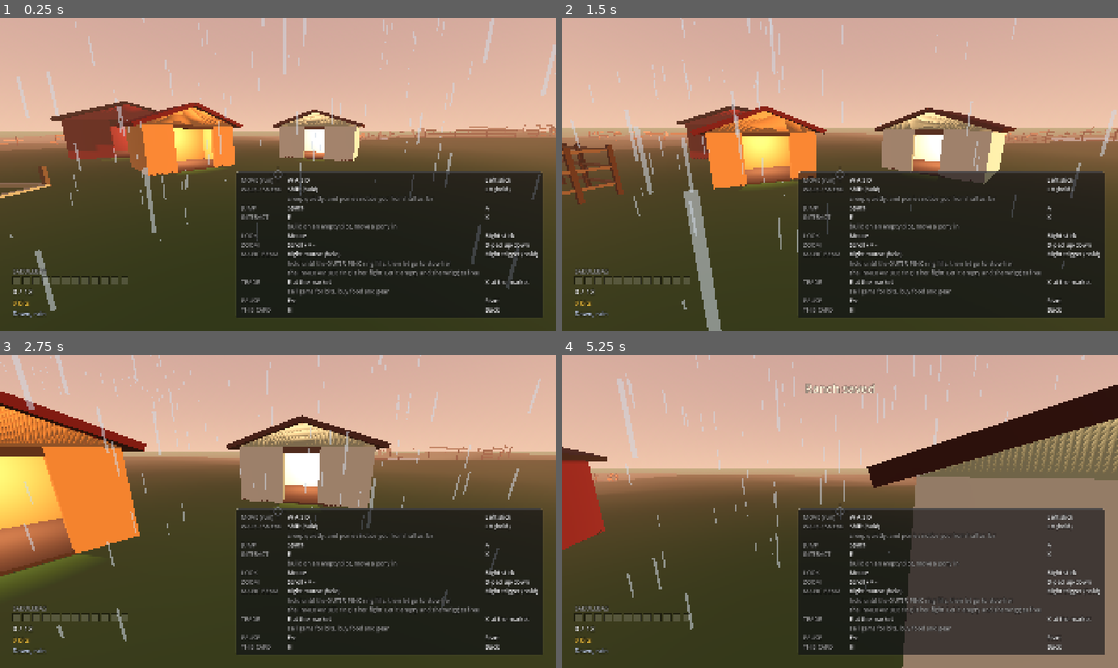
Above: before the commit, frames 1-4 (two rows, left to right).
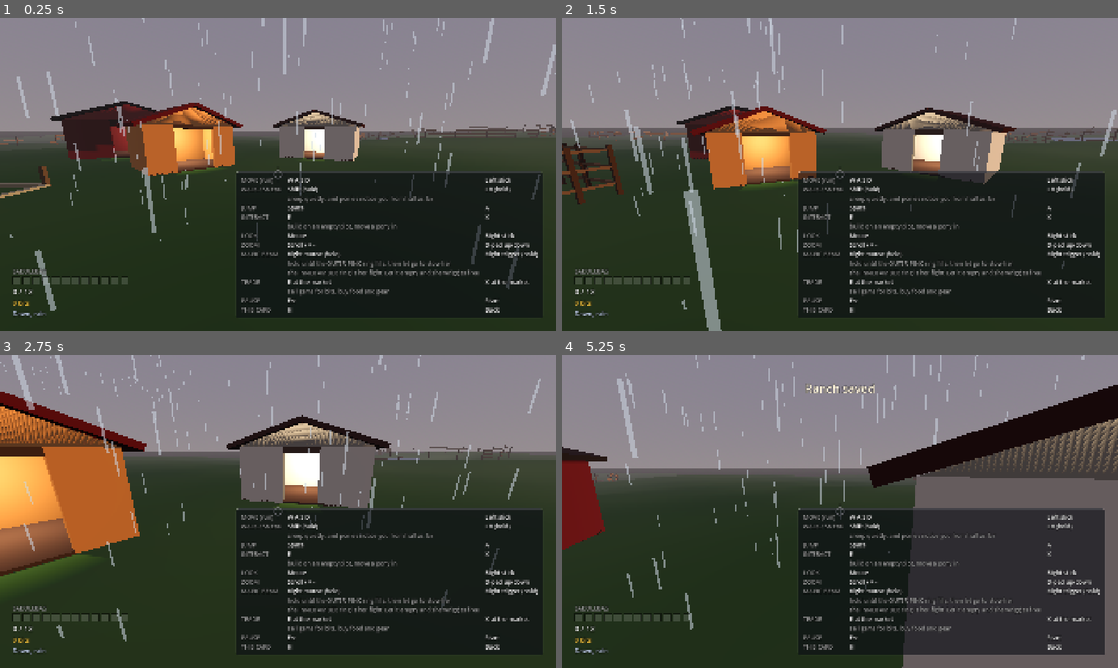
Above: after the commit, the same moments.

Repository: 9je/filly-rancher
Game: Godot game, scene res://world/ranch.tscn
Same seed, same stepped clock (60 frames per second), same inputs: the game is played once before the commit and once after it.
Inputs (mouse positions are in pixels of both pictures, inside the frame that each line leads up to):
- Up to frame 1 (0.25 s): no input
- Up to frame 2 (1.5 s): tap Enter (ui_accept) at 0.5 s; move the mouse to (867, 174) at 0.52 s; hold W (move_forward) from 0.53 s (still down); right-click (867, 174) at 0.6 s; tap Space (jump) at 0.77 s; move the mouse to (812, 174) at 1.27 s; tap E (interact) at 1.35 s
- Up to frame 3 (2.75 s): keep holding W (move_forward); tap Space (jump) at 1.52 s; move the mouse to (289, 505) at 2.02 s; tap Keypad 2 (look_down) at 2.1 s
- Up to frame 4 (5.25 s): keep holding W (move_forward); move the mouse to (834, 517) at 2.77 s; tap Keypad 4 (look_left) at 2.85 s; tap Space (jump) at 3.02, 3.77, 4.52 s; move the mouse to (878, 514) at 3.52 s; tap Keypad 6 (look_right) at 3.6 s; move the mouse to (795, 508) at 4.27 s; tap Keypad 8 (look_up) at 4.35 s; move the mouse to (845, 511) at 5.02 s; tap Shift (sneak) at 5.1 s

The runs differ from the first frame. In frame 1, 61% of the frame differs, in the area x 0-100%, y 0-92%; in frame 2, 65%, in the area x 0-100%, y 0-100%; in frame 3, 61%; in frame 4, 62%.

Commit message:
fix: the sky reads right at night, in rain and in fog
Five things the sky sheet showed, from ruling 17.

THE GROUND HALF OF THE SKY IS DRIVEN. ProceduralSkyMaterial paints below the
skyline as well as above it and the rig wrote only the half above, so
ranch.tscn's daylight grass sat at full brightness under a near black zenith
and every night shot had a green band running the whole way round the horizon.
ground_horizon() and ground_bottom() are the post weather horizon darkened by
0.55 and 0.30, and both are now target keys, written to the material and read
back at boot.

THE HORIZON LOST ITS CLAMP. It was the zenith times a per channel ratio, and
that ratio ran a clear dawn's red past 1.0 and cut it off there: the sky came
back a flat white wash, and only CLEAR clipped, so a rainy dawn was more
colourful than a clear one. It is now the zenith lerped 0.65 toward a per phase
HORIZON_TINT, which cannot leave the gamut.

WEATHER MIXES TOWARD A GREY instead of flattening toward the colour's own
luminance, which kept the hue and is why a rainy day came back pink. The greys
are cool, so rain and storm now read colder and duller than the hour they fell
on, and every one of them is dimmer than the clear sky of the same phase. They
are also lit by that hour: a daylight cloud mixed into a midnight zenith made a
rainy midnight brighter than a clear one, so cloud_colour() scales the grey by
how much of noon the phase has.

NIGHT IS PLAYABLE. Sun energy 0.25 to 0.38, ambient 0.10 to 0.22, zenith a
shade up. Still strictly darker than day in every driven value, at every
weather, which is now a test.

FOG IS A SILHOUETTE, NOT A WALL. Density 0.018 to 0.010: the ridge, the barn
and the far tree line survive a shot taken 45 m out.

Six new tests (the ordering ones all kept): rain and storm greyer and darker
than clear at every hour, the blue hours never turning warm under weather, the
horizon never clamping a channel, the night ground going dark and blue, night
strictly darker than day in every driven value, and the rig actually writing
the ground colours onto the material. MIN_TESTS 528 to 534.

Co-Authored-By: Claude Fable 5 <noreply@anthropic.com>

Diff:
--- a/game/test/test_sky_rig.gd
+++ b/game/test/test_sky_rig.gd
@@ -126,11 +126,98 @@
 	assert_eq(SkyRigScript.light_color(DAWN, CLEAR), Color(1.0, 0.78, 0.60))
 	assert_eq(SkyRigScript.light_color(DUSK, CLEAR), Color(1.0, 0.62, 0.45))
 	assert_eq(SkyRigScript.light_color(NIGHT, CLEAR), Color(0.55, 0.62, 0.85))
-	assert_almost_eq(SkyRigScript.light_energy(NIGHT, CLEAR), 0.25, 0.0001)
+	assert_almost_eq(SkyRigScript.light_energy(NIGHT, CLEAR), 0.38, 0.0001)
 	assert_eq(SkyRigScript.sky_top(DAY, CLEAR), Color(0.31, 0.51, 0.76))
 	assert_eq(SkyRigScript.sky_top(DAWN, CLEAR), Color(0.62, 0.55, 0.70))
 	assert_eq(SkyRigScript.sky_top(DUSK, CLEAR), Color(0.58, 0.40, 0.55))
-	assert_eq(SkyRigScript.sky_top(NIGHT, CLEAR), Color(0.05, 0.07, 0.15))
+	assert_eq(SkyRigScript.sky_top(NIGHT, CLEAR), Color(0.06, 0.08, 0.18))
+
+
+func test_rain_and_a_storm_are_greyer_and_darker_than_the_clear_sky_of_the_same_hour() -> void:
+	# The defect this is here for: the horizon used to be the zenith times a per channel
+	# ratio, which CLAMPED for a clear sky and did not for a wet one, so a rainy dawn came
+	# back more colourful than a clear dawn and the weather read backwards. Both halves are
+	# asserted, at every hour, because either one alone can hold while the sky still looks
+	# wrong: paler but not duller is haze, duller but not paler is nightfall.
+	for phase in [DAWN, DAY, DUSK, NIGHT]:
+		var clear_top: Color = SkyRigScript.sky_top(phase, CLEAR)
+		var clear_horizon: Color = SkyRigScript.sky_horizon(phase, CLEAR)
+		for weather in [RAIN, STORM]:
+			var top: Color = SkyRigScript.sky_top(phase, weather)
+			var horizon: Color = SkyRigScript.sky_horizon(phase, weather)
+			assert_lt(top.get_luminance(), clear_top.get_luminance(),
+				"phase %d weather %d: the zenith must darken, not brighten" % [phase, weather])
+			assert_lt(horizon.get_luminance(), clear_horizon.get_luminance(),
+				"phase %d weather %d: the horizon must darken too" % [phase, weather])
+			assert_lt(top.s, clear_top.s,
+				"phase %d weather %d: the zenith must lose colour" % [phase, weather])
+			assert_lt(horizon.s, clear_horizon.s,
+				"phase %d weather %d: the horizon must lose colour" % [phase, weather])
+
+
+func test_the_blue_hours_never_turn_warm_under_weather() -> void:
+	# "A rainy sky must read cooler, never warmer." Stated as a comparison against the same
+	# hour's clear sky, that claim cannot be made to hold and should not be asserted: any
+	# desaturation of a BLUE sky raises red relative to blue by arithmetic, so a grey rainy
+	# noon is always warmer THAN A CLEAR NOON on a red minus blue reading, whatever greys
+	# are chosen. What can be asserted, and what actually broke, is the absolute version:
+	# DAY and NIGHT are the blue hours, and no weather may tip them over into red. The old
+	# ratio did exactly that (a rainy day's horizon came out (0.71, 0.59, 0.52), a sunset in
+	# the middle of the afternoon), and this fails on it.
+	for phase in [DAY, NIGHT]:
+		for weather in [CLEAR, RAIN, FOG, STORM]:
+			var top: Color = SkyRigScript.sky_top(phase, weather)
+			var horizon: Color = SkyRigScript.sky_horizon(phase, weather)
+			assert_lt(top.r, top.b,
+				"phase %d weather %d: the zenith went warm" % [phase, weather])
+			assert_lt(horizon.r, horizon.b,
+				"phase %d weather %d: the horizon went warm" % [phase, weather])
+
+
+func test_the_horizon_never_clamps_a_channel() -> void:
+	# A channel sitting at exactly 1.0 is the fingerprint of the ratio this replaced: the
+	# value ran off the top of the gamut and was cut off there, which is what flattened a
+	# clear dawn into a white wash and what made CLEAR the only weather that clipped.
+	for phase in [DAWN, DAY, DUSK, NIGHT]:
+		for weather in [CLEAR, RAIN, FOG, STORM]:
+			var horizon: Color = SkyRigScript.sky_horizon(phase, weather)
+			for channel in [horizon.r, horizon.g, horizon.b]:
+				assert_lt(channel, 1.0,
+					"phase %d weather %d clamped a channel at white" % [phase, weather])
+
+
+func test_the_ground_half_of_the_sky_goes_dark_at_night() -> void:
+	# ProceduralSkyMaterial paints below the skyline as well as above it, and the rig used
+	# to drive only the half above. ranch.tscn authors the half below as daylight grass, so
+	# every night shot had a bright green band running the whole way round the horizon under
+	# a near black zenith.
+	var night: Color = SkyRigScript.ground_horizon(NIGHT, CLEAR)
+	assert_lt(night.get_luminance(), 0.1, "a night ground band must be genuinely dark")
+	assert_lt(night.get_luminance(), SkyRigScript.ground_horizon(DAY, CLEAR).get_luminance(),
+		"and darker than the same band by day")
+	assert_gt(night.b, night.g, "and blue, which is what moonlight on grass looks like")
+	assert_lt(SkyRigScript.ground_bottom(NIGHT, CLEAR).get_luminance(),
+		night.get_luminance(), "straight down is darker still than the band at the rim")
+
+
+func test_the_night_is_strictly_darker_than_the_day_in_every_driven_value() -> void:
+	# Weather scales both hours by the same factor, so this has to hold in all four of them
+	# or one of the weather tables has quietly stood the clock on its head.
+	for weather in [CLEAR, RAIN, FOG, STORM]:
+		assert_lt(SkyRigScript.light_energy(NIGHT, weather),
+			SkyRigScript.light_energy(DAY, weather), "sunlight, weather %d" % weather)
+		assert_lt(SkyRigScript.ambient_energy(NIGHT, weather),
+			SkyRigScript.ambient_energy(DAY, weather), "ambient, weather %d" % weather)
+		assert_lt(SkyRigScript.sky_top(NIGHT, weather).get_luminance(),
+			SkyRigScript.sky_top(DAY, weather).get_luminance(), "zenith, weather %d" % weather)
+		assert_lt(SkyRigScript.sky_horizon(NIGHT, weather).get_luminance(),
+			SkyRigScript.sky_horizon(DAY, weather).get_luminance(), "horizon, weather %d" % weather)
+		assert_lt(SkyRigScript.ground_horizon(NIGHT, weather).get_luminance(),
+			SkyRigScript.ground_horizon(DAY, weather).get_luminance(),
+			"ground band, weather %d" % weather)
+		assert_lt(SkyRigScript.ground_bottom(NIGHT, weather).get_luminance(),
+			SkyRigScript.ground_bottom(DAY, weather).get_luminance(),
+			"ground below, weather %d" % weather)
 
 
 func test_the_weather_multipliers_are_the_agreed_ones() -> void:
@@ -156,7 +243,7 @@
 			"%s must be thinner than fog" % label)
 	assert_almost_eq(SkyRigScript.fog_density(CLEAR), 0.0011, 0.000001)
 	assert_almost_eq(SkyRigScript.fog_density(RAIN), 0.004, 0.000001)
-	assert_almost_eq(SkyRigScript.fog_density(FOG), 0.018, 0.000001)
+	assert_almost_eq(SkyRigScript.fog_density(FOG), 0.010, 0.000001)
 	assert_almost_eq(SkyRigScript.fog_density(STORM), 0.008, 0.000001)
 
 
@@ -195,6 +282,10 @@
 	_sky_material = ProceduralSkyMaterial.new()
 	_sky_material.sky_top_color = Color(0.309804, 0.505882, 0.760784)
 	_sky_material.sky_horizon_color = Color(0.717647, 0.803922, 0.870588)
+	# ranch.tscn's own daylight grass, so a test that says the rig repaints the ground half
+	# is repainting the same green the ranch actually ships.
+	_sky_material.ground_bottom_color = Color(0.219608, 0.294118, 0.196078)
+	_sky_material.ground_horizon_color = Color(0.415686, 0.529412, 0.34902)
 	var sky := Sky.new()
 	sky.sky_material = _sky_material
 	_environment = Environment.new()
@@ -239,6 +330,25 @@
 	assert_true(rain.emitting, "and it is actually falling")
 
 
+func test_the_rig_paints_the_ground_half_of_the_sky_too() -> void:
+	# The pure test above says what the colours should be; this says they actually reach the
+	# material. A rig that computed a dark blue ground band and never wrote it would pass
+	# every arithmetic test in this file and still leave the green band on screen.
+	_build_world()
+	var daylight_grass: Color = _sky_material.ground_horizon_color
+	_rig.apply_immediately(_pinned_state(NIGHT, CLEAR))
+
+	assert_almost_eq(_sky_material.ground_horizon_color.get_luminance(),
+		SkyRigScript.ground_horizon(NIGHT, CLEAR).get_luminance(), 0.001,
+		"the band under the skyline is the rig's, not the scene's")
+	assert_almost_eq(_sky_material.ground_bottom_color.get_luminance(),
+		SkyRigScript.ground_bottom(NIGHT, CLEAR).get_luminance(), 0.001,
+		"and so is the colour straight down")
+	assert_lt(_sky_material.ground_horizon_color.get_luminance(),
+		daylight_grass.get_luminance() * 0.5,
+		"a night ground band must be nothing like the daylight grass it replaced")
+
+
 func test_a_pinned_clear_day_puts_the_sun_up_and_the_rain_away() -> void:
 	_build_world()
 	_rig.apply_immediately(_pinned_state(DAY, CLEAR))
--- a/game/world/sky_rig.gd
+++ b/game/world/sky_rig.gd
@@ -2,9 +2,10 @@
 extends Node3D
 ## THE SKY, DRIVEN BY THE CLOCK. game/systems/world_state.gd says what time it is and what
 ## the weather is doing; this node is the only thing that turns that answer into photons.
-## It moves the ranch's DirectionalLight3D along an arc, retints its light, repaints the
-## ProceduralSkyMaterial's two colours, thickens the WorldEnvironment's fog and turns a
-## GPUParticles3D of falling streaks on and off.
+## It moves the ranch's DirectionalLight3D along an arc, retints its light, repaints all
+## four of the ProceduralSkyMaterial's colours (both halves of the sky, not just the half
+## above the skyline), thickens the WorldEnvironment's fog and turns a GPUParticles3D of
+## falling streaks on and off.
 ##
 ## THE MAPPING IS PURE AND STATIC, the scene writing is not. Every question of the form
 ## "what colour is a stormy dusk" is a static function of (phase, weather) with no node in
@@ -67,23 +68,55 @@
 ]
 ## DAY's 1.15 is the value game/world/ranch.tscn was hand lit at, so a clear noon looks
 ## exactly like the ranch always has and every other hour is measured against it.
-const PHASE_LIGHT_ENERGY: Array[float] = [0.62, 1.15, 0.58, 0.25]
+## NIGHT's 0.38 is a playability number, not an art one. At 0.25 a stormy night scaled
+## down to 0.11 and the ranch stopped being legible: a player who cannot see a pony cannot
+## catch one. It stays far under every lit phase, which is what the ordering tests assert.
+const PHASE_LIGHT_ENERGY: Array[float] = [0.62, 1.15, 0.58, 0.38]
 const PHASE_SKY_TOP: Array[Color] = [
 	Color(0.62, 0.55, 0.70),
 	Color(0.31, 0.51, 0.76),
 	Color(0.58, 0.40, 0.55),
-	Color(0.05, 0.07, 0.15),
+	Color(0.06, 0.08, 0.18),
 ]
-## DAY's 0.32 is likewise ranch.tscn's own ambient_light_energy.
-const PHASE_AMBIENT_ENERGY: Array[float] = [0.24, 0.32, 0.22, 0.10]
-
-## THE HORIZON IS THE ZENITH, PALED. ranch.tscn's hand picked pair (top 0.309804,
-## 0.505882, 0.760784 against horizon 0.717647, 0.803922, 0.870588) is a per channel ratio,
-## not an offset: the red end lifts more than twice as much as the blue end, which is what
-## makes the band near the ground read as haze instead of as a lighter shade of the same
-## sky. Every other phase's horizon is that same ratio applied to its own zenith, so DAWN
-## and DUSK inherit the ranch's atmosphere for free.
-const HORIZON_RATIO := Vector3(2.31649, 1.58913, 1.14433)
+## DAY's 0.32 is likewise ranch.tscn's own ambient_light_energy. NIGHT's 0.22 is the other
+## half of the playability fix above: ambient is what fills the shadows the moon does not
+## reach, and at 0.10 the ground under a night sky was a silhouette with ponies lost in it.
+##
+## IT IS THE NIGHT'S BASE, NOT A FLOOR UNDER IT. Applying 0.22 as a hard minimum on the
+## finished value would put a stormy night (0.22) above a stormy day (0.32 x 0.45 = 0.144)
+## and stand the phases on their heads; weather still scales the night down from here, to
+## 0.099 at its very worst, which is twice what the old clear night got.
+const PHASE_AMBIENT_ENERGY: Array[float] = [0.24, 0.32, 0.22, 0.22]
+
+## THE HORIZON IS THE ZENITH, TINTED TOWARD ITS OWN HOUR. Each phase names the colour its
+## band near the ground is pulled toward and HORIZON_BLEND says how far.
+##
+## WHY NOT A RATIO. This used to be the zenith multiplied by a per channel ratio taken off
+## ranch.tscn's hand picked pair (2.32, 1.59, 1.14), and that ratio CLAMPED: a clear dawn's
+## 0.62 red multiplied to 1.44, came back as 1.0, and the whole sky flattened to a near
+## white wash. Worse, only CLEAR clamped, because rain and fog shrink the zenith first, so
+## a rainy dawn came out more colourful than a clear one and the weather read backwards.
+## A tint the sky is LERPED toward cannot leave the gamut, so nothing clamps, every phase
+## keeps its own hour at the horizon, and CLEAR stays the cleanest sky there is.
+const HORIZON_TINT: Array[Color] = [
+	Color(0.96, 0.80, 0.66),
+	Color(0.78, 0.87, 0.95),
+	Color(0.92, 0.62, 0.50),
+	Color(0.10, 0.12, 0.22),
+]
+const HORIZON_BLEND := 0.65
+
+## THE GROUND HALF OF THE SKY, which is the horizon band darkened twice over: once for the
+## band just under the skyline and again for straight down.
+##
+## IT HAS TO BE DRIVEN OR NIGHT GLOWS GREEN. ProceduralSkyMaterial paints a lower
+## hemisphere as well as an upper one, ranch.tscn authors it as daylight grass
+## (0.416, 0.529, 0.349), and a rig that wrote only the two sky colours left that green at
+## full daylight brightness under a near black zenith: a bright green band ran the whole way
+## round the horizon of every night shot. It leaked into the lighting too, since the scene's
+## ambient takes 85% of its colour from the sky.
+const GROUND_HORIZON_DARKEN := 0.55
+const GROUND_BOTTOM_DARKEN := 0.30
 
 ## Indexed by WorldState.Weather. Energy is multiplied, so the phase decides the hour and
 ## the weather decides how much of that hour gets through the cloud.
@@ -96,13 +129,30 @@
 	Color(0.82, 0.85, 0.88),
 	Color(0.62, 0.66, 0.78),
 ]
-## Weather flattens the sky toward its own grey and then darkens it. Working from the
-## zenith's OWN luminance rather than from a fixed grey is what keeps a foggy midnight
-## dark: a fixed pale grey would have lit the night sky up brighter than a clear noon.
-const WEATHER_SKY_DESATURATION: Array[float] = [0.0, 0.55, 0.75, 0.60]
+## Weather mixes the sky toward its own grey and then darkens what is left. Both halves
+## matter and they do different jobs: the mix drains the hour's colour out, the darken is
+## what keeps rain and storm strictly dimmer than the clear sky of the same phase (the mix
+## alone would have brightened a blue noon, because its grey is lighter than the sky it
+## replaces).
+##
+## MIXING TOWARD A FIXED GREY, not toward the colour's own luminance. A luminance flatten
+## keeps the hue and only drains it, which is why a rainy day used to come back pink rather
+## than grey. The greys are cool on purpose: RAIN and STORM are cold weather and must never
+## read warmer than the hour they fell on. CLEAR's entry is never used (its weight is zero)
+## and is white only so the array has no hole in it.
+const WEATHER_SKY_GREY: Array[Color] = [
+	Color(1.0, 1.0, 1.0),
+	Color(0.52, 0.56, 0.62),
+	Color(0.72, 0.74, 0.77),
+	Color(0.36, 0.38, 0.43),
+]
+const WEATHER_SKY_MIX: Array[float] = [0.0, 0.55, 0.60, 0.70]
 const WEATHER_SKY_DARKEN: Array[float] = [1.0, 0.75, 0.85, 0.55]
 
-const WEATHER_FOG_DENSITY: Array[float] = [0.0011, 0.004, 0.018, 0.008]
+## FOG's 0.010 is what a fog is FOR: the ranch reduced to a silhouette, not deleted. At
+## 0.018 the barn, the fences and every tree past the yard were gone from a shot taken 45 m
+## out, which is not weather, it is a wall.
+const WEATHER_FOG_DENSITY: Array[float] = [0.0011, 0.004, 0.010, 0.008]
 ## Drops alive at once. Rain is a wash of streaks around the player, not a simulation of a
 ## storm front, so these are tuned to read from the camera's usual distance and no further.
 const WEATHER_RAIN_AMOUNT: Array[int] = [0, 600, 0, 1400]
@@ -126,6 +176,8 @@
 const KEY_LIGHT_COLOR := "light_color"
 const KEY_SKY_TOP := "sky_top"
 const KEY_SKY_HORIZON := "sky_horizon"
+const KEY_GROUND_HORIZON := "ground_horizon"
+const KEY_GROUND_BOTTOM := "ground_bottom"
 const KEY_AMBIENT_ENERGY := "ambient_energy"
 const KEY_FOG_DENSITY := "fog_density"
 const KEY_RAIN_AMOUNT := "rain_amount"
@@ -209,20 +261,59 @@
 
 
 static func sky_top(phase: int, weather: int) -> Color:
-	var base: Color = PHASE_SKY_TOP[_phase_index(phase)]
+	return _weathered(PHASE_SKY_TOP[_phase_index(phase)], phase, weather)
+
+
+static func sky_horizon(phase: int, weather: int) -> Color:
+	var p := _phase_index(phase)
+	return _weathered(PHASE_SKY_TOP[p].lerp(HORIZON_TINT[p], HORIZON_BLEND), phase, weather)
+
+
+## The band of the sky's LOWER hemisphere just under the skyline. Read off the horizon so
+## the two sides of the rim are the same weather, then darkened, because ground is ground
+## whatever hour it is.
+static func ground_horizon(phase: int, weather: int) -> Color:
+	return _scaled(sky_horizon(phase, weather), GROUND_HORIZON_DARKEN)
+
+
+## And straight down, darker still.
+static func ground_bottom(phase: int, weather: int) -> Color:
+	return _scaled(sky_horizon(phase, weather), GROUND_BOTTOM_DARKEN)
+
+
+## One base colour put through one weather: mixed toward that weather's cloud, then dimmed.
+static func _weathered(base: Color, phase: int, weather: int) -> Color:
 	var w := _weather_index(weather)
-	var grey := base.get_luminance()
-	var flattened := base.lerp(Color(grey, grey, grey), WEATHER_SKY_DESATURATION[w])
-	var darken: float = WEATHER_SKY_DARKEN[w]
-	return Color(flattened.r * darken, flattened.g * darken, flattened.b * darken)
-
-
-static func sky_horizon(phase: int, weather: int) -> Color:
-	var top := sky_top(phase, weather)
-	return Color(
-		minf(1.0, top.r * HORIZON_RATIO.x),
-		minf(1.0, top.g * HORIZON_RATIO.y),
-		minf(1.0, top.b * HORIZON_RATIO.z))
+	return _scaled(base.lerp(cloud_colour(phase, weather), WEATHER_SKY_MIX[w]),
+		WEATHER_SKY_DARKEN[w])
+
+
+## THE CLOUD THIS WEATHER HANGS IN THIS HOUR. WEATHER_SKY_GREY is a daylight cloud, and a
+## daylight cloud pasted over a midnight zenith LIFTS it: mixing 0.55 of a 0.56 luminance
+## grey into a 0.08 luminance night sky made a rainy midnight three times brighter than a
+## clear one, which is the wrong way round and is not what any of these numbers mean. So
+## the grey is lit by the hour it is hanging in, measured against noon, which leaves DAWN
+## and DAY on exactly the authored grey and darkens the cloud as the light goes.
+##
+## FOG IS ALLOWED TO BE THE PALE ONE. Rain and storm come out strictly darker than the
+## clear sky of the same phase at every hour; fog is a whiteout by definition and only has
+## to stay the thickest, which is a fog DENSITY claim and is asserted separately.
+static func cloud_colour(phase: int, weather: int) -> Color:
+	return _scaled(WEATHER_SKY_GREY[_weather_index(weather)], _cloud_light(phase))
+
+
+## How much of noon's light reaches this phase's cloud, as a fraction of noon's own zenith
+## brightness, never more than all of it.
+static func _cloud_light(phase: int) -> float:
+	var noon: float = PHASE_SKY_TOP[WorldStateScript.Phase.DAY].get_luminance()
+	if noon <= 0.0:
+		return 1.0
+	return minf(1.0, PHASE_SKY_TOP[_phase_index(phase)].get_luminance() / noon)
+
+
+## Multiply the three channels and leave alpha alone.
+static func _scaled(colour: Color, factor: float) -> Color:
+	return Color(colour.r * factor, colour.g * factor, colour.b * factor)
 
 
 static func ambient_energy(phase: int, weather: int) -> float:
@@ -365,6 +456,8 @@
 		KEY_LIGHT_COLOR: light_color(phase, weather),
 		KEY_SKY_TOP: sky_top(phase, weather),
 		KEY_SKY_HORIZON: sky_horizon(phase, weather),
+		KEY_GROUND_HORIZON: ground_horizon(phase, weather),
+		KEY_GROUND_BOTTOM: ground_bottom(phase, weather),
 		KEY_AMBIENT_ENERGY: ambient_energy(phase, weather),
 		KEY_FOG_DENSITY: fog_density(weather),
 		KEY_RAIN_AMOUNT: rain_amount(weather),
@@ -392,6 +485,12 @@
 	if _sky_material != null:
 		_sky_material.sky_top_color = _current.get(KEY_SKY_TOP, _sky_material.sky_top_color)
 		_sky_material.sky_horizon_color = horizon
+		# The lower hemisphere as well. See GROUND_HORIZON_DARKEN for the green band this
+		# is here to stop.
+		_sky_material.ground_horizon_color = _current.get(
+			KEY_GROUND_HORIZON, _sky_material.ground_horizon_color)
+		_sky_material.ground_bottom_color = _current.get(
+			KEY_GROUND_BOTTOM, _sky_material.ground_bottom_color)
 	_write_rain()
 
 
@@ -436,6 +535,8 @@
 	if _sky_material != null:
 		_current[KEY_SKY_TOP] = _sky_material.sky_top_color
 		_current[KEY_SKY_HORIZON] = _sky_material.sky_horizon_color
+		_current[KEY_GROUND_HORIZON] = _sky_material.ground_horizon_color
+		_current[KEY_GROUND_BOTTOM] = _sky_material.ground_bottom_color
 	_current[KEY_RAIN_AMOUNT] = 0
 
 
Not shown, changed: tools/run_tests.sh
